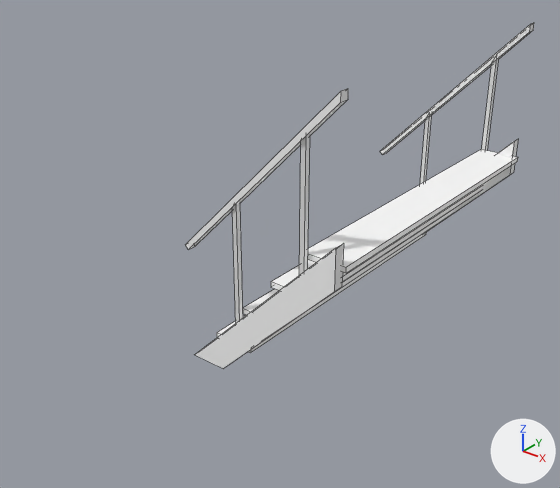
Before and after pictures for a commit that changed the FBX model Assets/Art/Environment/Assets/SM_Stairs_Base.fbx.
Both versions are drawn from a camera (50 mm lens) standing at (2.71, -4.6, 2.51) and looking at (0.37, -1.68, 0.69). Every picture has the same lights, and +X, +Y and +Z are marked at lower right. The older version comes first. Mesh edges are drawn as thin lines. Where no turn or scale is listed for an object, it has been applied to the vertices.

Names of what the first picture shows: 'Stairs_Base'.
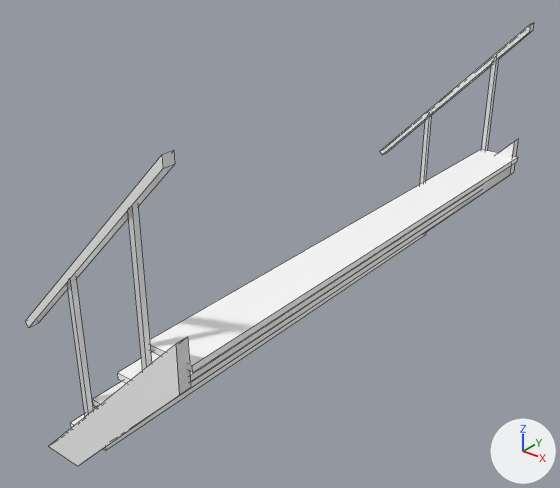
The newer file is also rescaled (x2.0) as a whole; pictures and numbers use the older file's frame.

Location of each change, [x1, y1, x2, y2] in pixels of the pictures (560 x 488 px; the box of a moved part takes in the faces that stretch with it):
'Stairs_Base', reshaped (46% wider, 28% taller): before [185, 23, 534, 368]; after [25, 23, 534, 466]
part 1 of me_mesh, moved or reshaped: before [185, 89, 348, 250]; after [25, 150, 175, 327]
part 2 of me_mesh, moved or reshaped: before [299, 135, 310, 275]; after [128, 205, 152, 371]
part 3 of me_mesh, moved or reshaped: before [232, 203, 243, 323]; after [67, 278, 93, 416]
part 4 of me_mesh, moved or reshaped: before [195, 243, 344, 368]; after [49, 337, 191, 466]
part 5 of me_mesh, moved or reshaped: before [217, 150, 518, 353]; after [70, 150, 518, 450]

The change in detail:
me_mesh is used by ob_stairs_base; location (0.0, 0.0, 0.0).
me_mesh had 96 vertices, 64 faces and spanned x -0.02..0.97, y -2.0..0.0, z 0.0..1.68.
me_mesh now has 96 vertices, 64 faces and spans x -0.02..0.97, y -3.0..0.0, z 0.0..1.68.
me_mesh part 1: the loose piece of 8 vertices spanning x -0.02..0.95, y -2.0..-1.95, z 0.67..1.68 is moved by (0.0, -1.0, 0.0).
me_mesh part 2: the loose piece of 8 vertices spanning x 0.73..0.76, y -1.99..-1.96, z 0.68..1.48 is moved by (0.0, -1.0, 0.0).
me_mesh part 3: the loose piece of 8 vertices spanning x 0.31..0.34, y -1.99..-1.96, z 0.24..1.04 is moved by (0.0, -1.0, 0.0).
me_mesh part 4: the loose piece of 8 vertices spanning x 0.0..0.95, y -2.0..-1.94, z 0.0..0.97 is moved by (0.0, -1.0, 0.0).
me_mesh part 5: all 16 vertices in x 0.13..0.97, y -1.95, z 0.15..0.86 are moved by (0.0, -1.0, 0.0).
